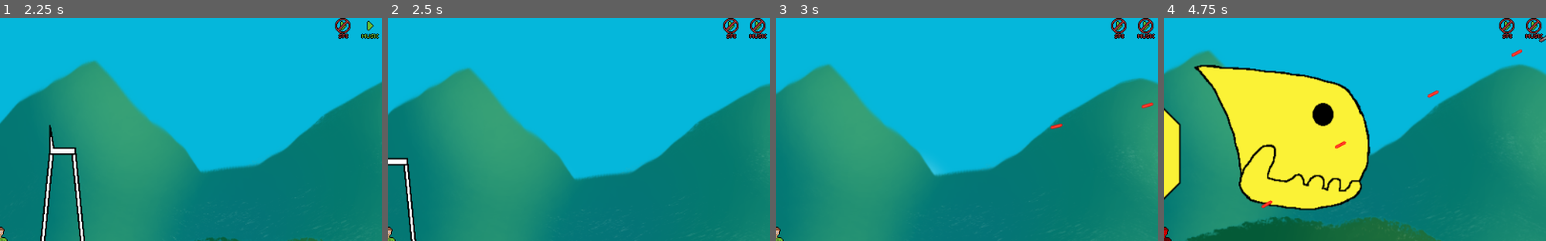
Above: before the commit, frames 1-4 (left to right).
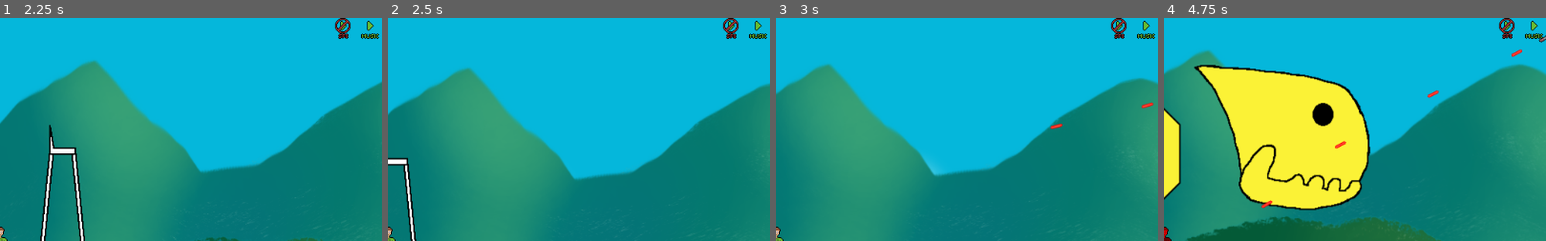
Above: after the commit, the same moments.

Repository: pizzasgood/BubbaExpress_LD46
Game: Godot game, scene res://TitleScreen.tscn
The game is run twice, just before and just after one commit, with the same random seed, the same clock (stepped at 60 frames per second) and the same inputs.
Inputs (mouse positions are % of the whole screen's width and height, from its top left):
- Up to frame 1 (2.25 s): click "Start" at 0.5 s; click (95, 50) at 1.25 s; hold Right (ui_right) from 2.03 s (still down)
- Up to frame 2 (2.5 s): keep holding Right (ui_right); tap Space (jump) at 2.27 s
- Up to frame 3 (3 s): keep holding Right (ui_right)
- Up to frame 4 (4.75 s): tap Space (jump) at 3.02, 4.52 s; release Right (ui_right) at 3.53 s; hold Left (ui_left) 3.53-4.28 s; hold Right (ui_right) from 4.28 s (still down)
The pictures show only the part of the screen within x 50-100%, y 0-50%; the shares and areas given below are measured in that part.

Frame 1 is identical in both runs. In frame 2, 0.2% of the frame differs, in the area x 94-99%, y 0-9%; in frame 3, 0.2%; in frame 4, 0.2%.

Commit message:
Make mute buttons not grab focus

Diff:
--- a/MuteButtonBGM/MuteButton.tscn
+++ b/MuteButtonBGM/MuteButton.tscn
@@ -7,6 +7,8 @@
 [node name="MuteButton" type="TextureButton"]
 margin_right = 1024.0
 margin_bottom = 600.0
+focus_mode = 0
+enabled_focus_mode = 0
 texture_normal = ExtResource( 3 )
 script = ExtResource( 1 )
 __meta__ = {
--- a/MuteButtonSFX/MuteButton.tscn
+++ b/MuteButtonSFX/MuteButton.tscn
@@ -7,6 +7,8 @@
 [node name="MuteButton" type="TextureButton"]
 margin_right = 1024.0
 margin_bottom = 600.0
+focus_mode = 0
+enabled_focus_mode = 0
 texture_normal = ExtResource( 3 )
 script = ExtResource( 1 )
 __meta__ = {
